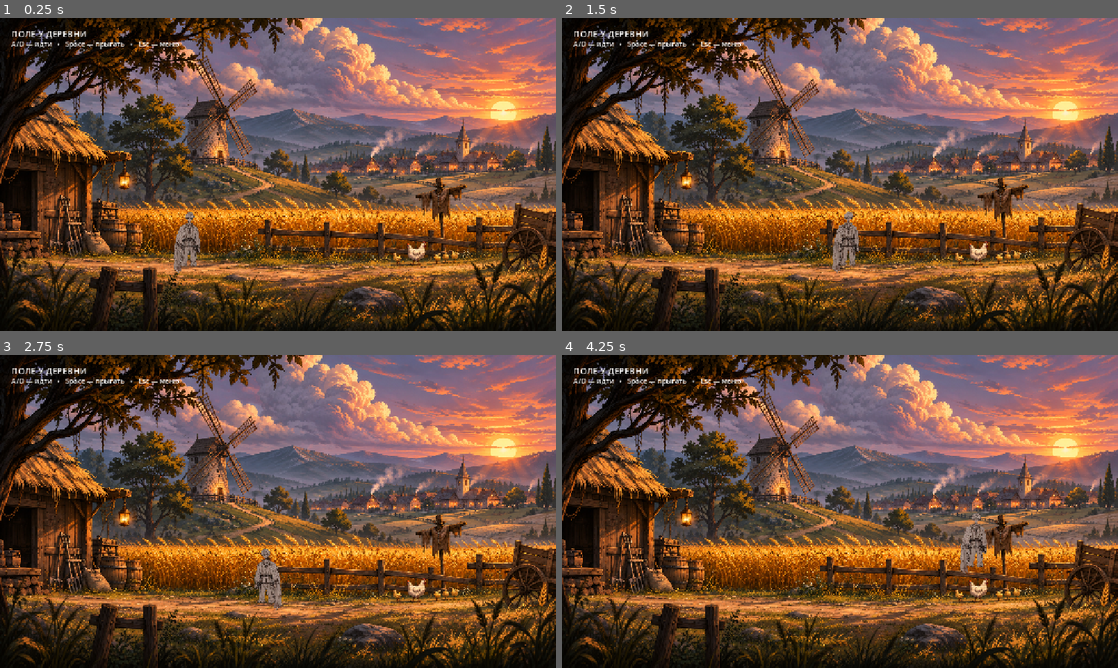
Above: before the commit, frames 1-4 (two rows, left to right).
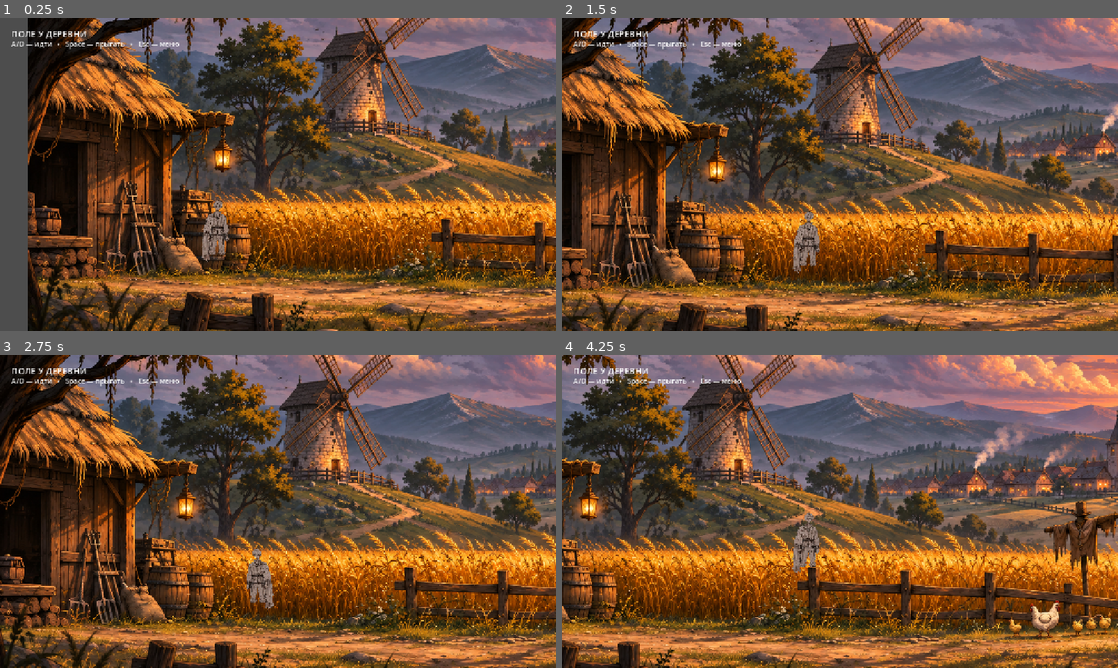
Above: after the commit, the same moments.

Repository: stas1212212/The-Hillbilly-s-Revenge
Game: Godot game, scene res://scenes/field_prologue.tscn
Two runs of this game, one before a commit and one after it. Both use one fixed random seed, a clock stepped at 60 frames per second and the inputs below. This scene is started directly instead of the project's main scene.
Inputs (mouse positions are in pixels of both pictures, inside the frame that each line leads up to):
- Up to frame 1 (0.25 s): no input
- Up to frame 2 (1.5 s): tap Enter (ui_accept) at 0.5, 0.77 s; move the mouse to (962, 158) at 0.52 s; hold Space 0.53-1.28 s; hold Right (ui_right) from 0.53 s (still down); click (962, 158) at 0.67 s; move the mouse to (728, 190) at 1.27 s; tap Shift at 1.35 s
- Up to frame 3 (2.75 s): tap Enter (ui_accept) at 1.52 s; move the mouse to (333, 442) at 2.02 s; release Right (ui_right) at 2.03 s; hold Left (ui_left) from 2.03 s (still down); hold E from 2.03 s (still down)
- Up to frame 4 (4.25 s): move the mouse to (812, 574) at 2.77 s; release Left (ui_left) at 2.78 s; release E at 2.78 s; hold Right (ui_right) from 2.78 s (still down); tap J at 2.85 s; click (812, 574) at 2.92 s; tap Enter (ui_accept) at 3.02, 3.77 s; move the mouse to (1006, 558) at 3.52 s; hold Space from 3.53 s (still down)

The runs differ from the first frame. In frame 1, 83% of the frame differs, in the area x 0-100%, y 0-100%; in frame 2, 82%; in frame 3, 82%; in frame 4, 84%.

Commit message:
Extend field prologue and enable scrolling player camera

Diff:
--- a/scenes/field_prologue.tscn
+++ b/scenes/field_prologue.tscn
@@ -1,31 +1,47 @@
-[gd_scene load_steps=5 format=3]
+[gd_scene load_steps=8 format=3]
 
 [ext_resource type="Texture2D" path="res://assets/backgrounds/field_prologue_bg.png" id="1"]
 [ext_resource type="Script" path="res://scripts/actors/hero_controller.gd" id="2"]
 [ext_resource type="Texture2D" path="res://assets/characters/hero/hero_idle.png" id="3"]
+[ext_resource type="Script" path="res://scripts/camera/hero_follow_camera.gd" id="4"]
 
 [sub_resource type="RectangleShape2D" id="ground_shape"]
-size = Vector2(2100, 96)
+size = Vector2(2000, 96)
 
 [sub_resource type="CapsuleShape2D" id="hero_shape"]
 radius = 20.0
 height = 94.0
 
+[sub_resource type="RectangleShape2D" id="wall_shape"]
+size = Vector2(32, 820)
+
 [node name="FieldPrologue" type="Node2D"]
 
 [node name="Background" type="Sprite2D" parent="."]
-position = Vector2(640, 360)
-scale = Vector2(0.7655, 0.7655)
+position = Vector2(1000, 325)
+scale = Vector2(1.1961722, 1.1961722)
 texture = ExtResource("1")
 
 [node name="Ground" type="StaticBody2D" parent="."]
-position = Vector2(640, 651)
+position = Vector2(1000, 651)
 
 [node name="CollisionShape2D" type="CollisionShape2D" parent="Ground"]
 shape = SubResource("ground_shape")
 
+[node name="LeftBorder" type="StaticBody2D" parent="."]
+position = Vector2(-16, 360)
+
+[node name="CollisionShape2D" type="CollisionShape2D" parent="LeftBorder"]
+shape = SubResource("wall_shape")
+
+[node name="RightBorder" type="StaticBody2D" parent="."]
+position = Vector2(2016, 360)
+
+[node name="CollisionShape2D" type="CollisionShape2D" parent="RightBorder"]
+shape = SubResource("wall_shape")
+
 [node name="Hero" type="CharacterBody2D" parent="."]
-position = Vector2(430, 575)
+position = Vector2(430, 555)
 script = ExtResource("2")
 
 [node name="Sprite2D" type="Sprite2D" parent="Hero"]
@@ -37,11 +53,15 @@
 shape = SubResource("hero_shape")
 
 [node name="Camera2D" type="Camera2D" parent="Hero"]
-position = Vector2(210, -110)
+position = Vector2(0, -110)
 limit_left = 0
 limit_top = 0
-limit_right = 1280
+limit_right = 2000
 limit_bottom = 720
+limit_smoothed = true
+position_smoothing_enabled = true
+position_smoothing_speed = 4.5
+script = ExtResource("4")
 
 [node name="CanvasLayer" type="CanvasLayer" parent="."]
 
